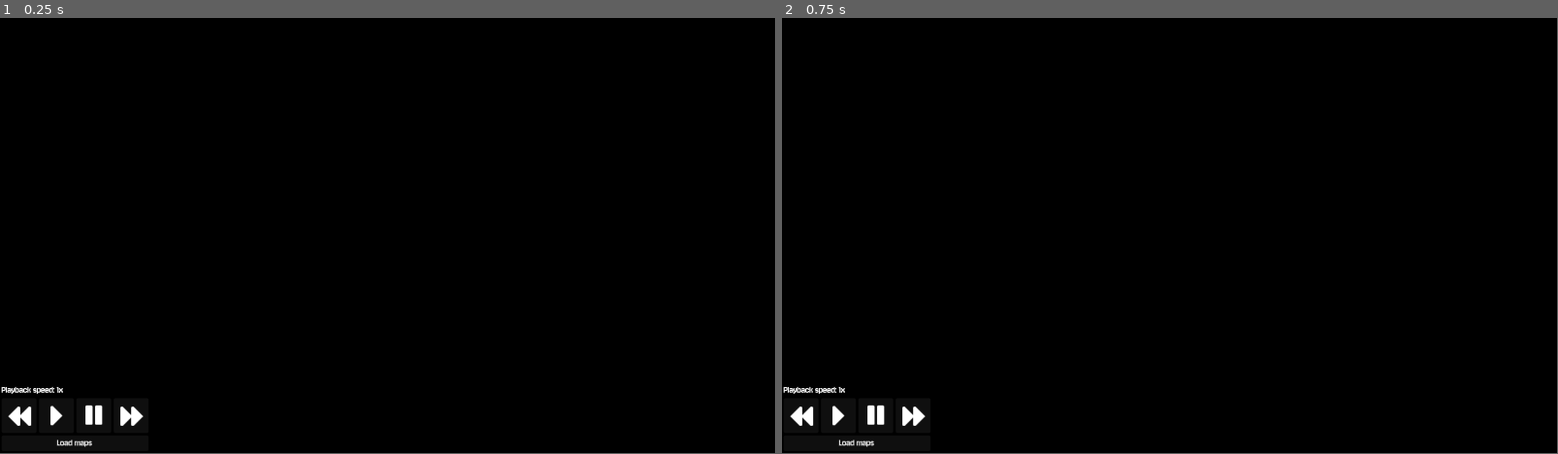
Above: before the commit, frames 1-2 (left to right).
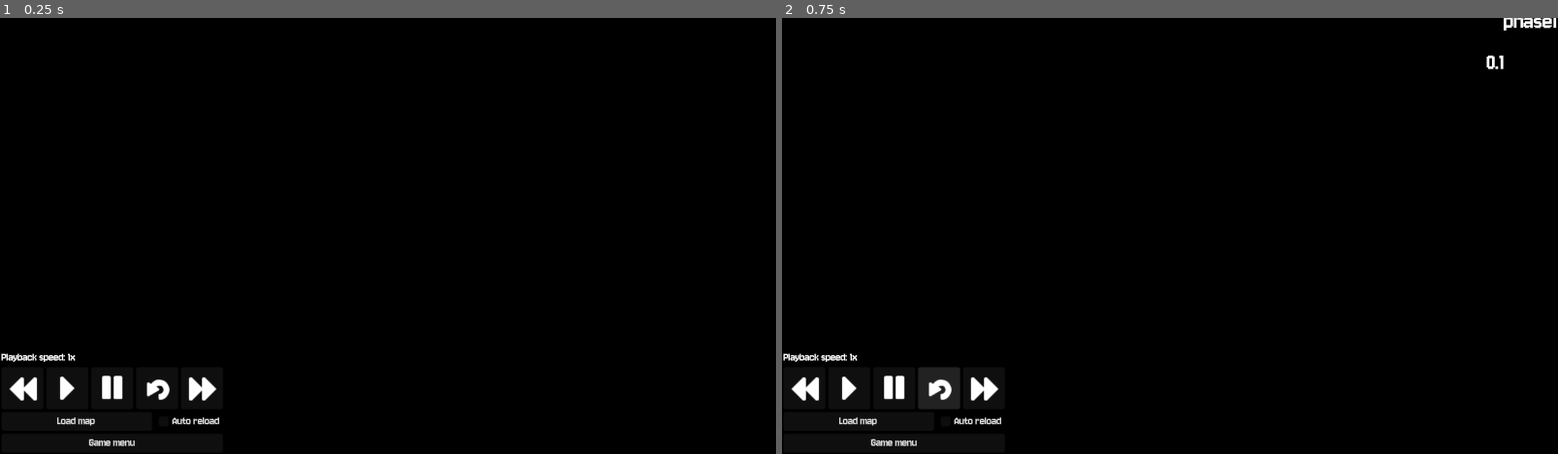
Above: after the commit, the same moments.

Repository: Rahlback/maze-visualizer
Game: Godot game, scene res://main.tscn
Same seed, same stepped clock (60 frames per second), same inputs: the game is played once before the commit and once after it.
Inputs (mouse positions are in pixels of both pictures, inside the frame that each line leads up to):
- Up to frame 1 (0.25 s): no input
- Up to frame 2 (0.75 s): click (937, 388) at 0.52 s
In our replay, the window is 799x449 before the commit and 800x450 after it. These sizes can differ from the game's own. Grey fills any space a smaller window leaves; there, only what the larger window draws over its background counts as a difference.

The runs differ from the first frame. In frame 1, 1.3% of the frame differs, in the area x 0-29%, y 76-99%; in frame 2, 1.9%, in the area x 0-100%, y 0-99%.

Commit message:
Add extra controls to the game
Add reload button.
Add a game menu with full screen toggle and game exit button

Add auto reload toggle. Toggling this on will make the program listen for any updates in the loaded map directory. Adding any files, or modifying any files in that directory will trigger a complete reload of all data regarding the map and the players

Diff:
--- a/main.tscn
+++ b/main.tscn
@@ -97,3 +97,4 @@
 [connection signal="pause_button_pressed" from="CanvasLayer2" to="." method="_on_canvas_layer_2_pause_button_pressed"]
 [connection signal="play_button_pressed" from="CanvasLayer2" to="." method="_on_canvas_layer_2_play_button_pressed"]
 [connection signal="playback_speed_changed" from="CanvasLayer2" to="." method="_on_canvas_layer_2_playback_speed_changed"]
+[connection signal="reload_button_pressed" from="CanvasLayer2" to="." method="_on_canvas_layer_2_reload_button_pressed"]
--- a/project.godot
+++ b/project.godot
@@ -18,8 +18,8 @@
 
 [display]
 
-window/size/viewport_width=1920
-window/size/viewport_height=1080
+window/size/viewport_width=1600
+window/size/viewport_height=900
 window/size/mode=3
 window/subwindows/embed_subwindows=false
 window/vsync/vsync_mode=0
--- a/scenes/menus.tscn
+++ b/scenes/menus.tscn
@@ -2,11 +2,13 @@
 
 [ext_resource type="Script" uid="uid://bkd5abx1fp7be" path="res://scripts/menus.gd" id="1_dve7u"]
 [ext_resource type="Texture2D" uid="uid://dhwvu4xh7lqve" path="res://sprite_sheet/icons/rewind.png" id="2_1nefl"]
+[ext_resource type="Theme" uid="uid://cmj011g2sf3ls" path="res://themes/main_theme.tres" id="2_chs3c"]
 [ext_resource type="Texture2D" uid="uid://cnxqa2medwoa1" path="res://sprite_sheet/icons/previous.png" id="3_8vid2"]
 [ext_resource type="Texture2D" uid="uid://bdlqprnqjqpdc" path="res://sprite_sheet/icons/forward.png" id="3_hbm71"]
 [ext_resource type="Texture2D" uid="uid://cltl3m3kym6wu" path="res://sprite_sheet/icons/pause.png" id="4_8vid2"]
 [ext_resource type="Texture2D" uid="uid://gnpq540hox6q" path="res://sprite_sheet/icons/fastForward.png" id="5_he6ts"]
 [ext_resource type="Texture2D" uid="uid://dlurppj206auy" path="res://sprite_sheet/icons/next.png" id="6_he6ts"]
+[ext_resource type="Texture2D" uid="uid://c71ob8pji6e01" path="res://sprite_sheet/icons/return.png" id="7_he6ts"]
 
 [node name="CanvasLayer2" type="CanvasLayer" unique_id=911872964]
 script = ExtResource("1_dve7u")
@@ -19,18 +21,19 @@
 grow_horizontal = 2
 grow_vertical = 2
 mouse_filter = 1
+theme = ExtResource("2_chs3c")
 
 [node name="VBoxContainer" type="VBoxContainer" parent="Menus" unique_id=1502456012]
 layout_mode = 1
 anchors_preset = -1
 anchor_left = 0.002
 anchor_top = 0.99600005
-anchor_right = 0.002
+anchor_right = 0.0020333333
 anchor_bottom = 0.99600005
-offset_left = 0.096000195
-offset_top = -164.40802
-offset_right = 244.096
-offset_bottom = -54.40802
+offset_left = 0.15999985
+offset_top = -208.68011
+offset_right = 306.096
+offset_bottom = -68.680115
 grow_vertical = 0
 scale = Vector2(1.4927195, 1.4927195)
 metadata/_edit_use_anchors_ = true
@@ -46,6 +49,7 @@
 
 [node name="SpeedDownButton" type="Button" parent="Menus/VBoxContainer/HBoxContainer" unique_id=1995286464]
 layout_mode = 2
+tooltip_text = "Slow down speed"
 icon = ExtResource("2_1nefl")
 
 [node name="ReverseButton" type="Button" parent="Menus/VBoxContainer/HBoxContainer" unique_id=1416663097]
@@ -55,10 +59,12 @@
 
 [node name="PlayButton" type="Button" parent="Menus/VBoxContainer/HBoxContainer" unique_id=1530744799]
 layout_mode = 2
+tooltip_text = "Play next phase"
 icon = ExtResource("3_hbm71")
 
 [node name="PauseButton" type="Button" parent="Menus/VBoxContainer/HBoxContainer" unique_id=966070869]
 layout_mode = 2
+tooltip_text = "Pause animation"
 icon = ExtResource("4_8vid2")
 
 [node name="ForwardButton" type="Button" parent="Menus/VBoxContainer/HBoxContainer" unique_id=219256620]
@@ -66,13 +72,76 @@
 layout_mode = 2
 icon = ExtResource("6_he6ts")
 
+[node name="ReloadButton" type="Button" parent="Menus/VBoxContainer/HBoxContainer" unique_id=407809218]
+layout_mode = 2
+tooltip_text = "Restart from phase 1"
+icon = ExtResource("7_he6ts")
+
 [node name="SpeedUpButton" type="Button" parent="Menus/VBoxContainer/HBoxContainer" unique_id=1396334506]
 layout_mode = 2
+tooltip_text = "Speed up time"
 icon = ExtResource("5_he6ts")
 
-[node name="LoadMaps" type="Button" parent="Menus/VBoxContainer" unique_id=961274724]
+[node name="HBoxContainer2" type="HBoxContainer" parent="Menus/VBoxContainer" unique_id=1190722241]
 layout_mode = 2
-text = "Load maps"
+
+[node name="LoadMaps" type="Button" parent="Menus/VBoxContainer/HBoxContainer2" unique_id=961274724]
+layout_mode = 2
+size_flags_horizontal = 3
+tooltip_text = "Load a map"
+text = "Load map"
+
+[node name="AutoReloadCheckbox" type="CheckBox" parent="Menus/VBoxContainer/HBoxContainer2" unique_id=1461489081]
+layout_mode = 2
+tooltip_text = "If toggled on, the program will monitor
+the directory that is loaded (or loaded in the future) for any changes.
+
+If a change is detected the map will be reloaded automatically
+
+The program is checking if a file is added or modified, but not for removed files.
+
+Changes listened for are: player data, map data"
+theme_override_font_sizes/font_size = 16
+text = "Auto reload"
+
+[node name="GameMenuButton" type="Button" parent="Menus/VBoxContainer" unique_id=1561119624]
+layout_mode = 2
+text = "Game menu"
+
+[node name="GameMenuPanel" type="PanelContainer" parent="Menus" unique_id=1310623645]
+visible = false
+layout_mode = 1
+anchors_preset = 8
+anchor_left = 0.5
+anchor_top = 0.5
+anchor_right = 0.5
+anchor_bottom = 0.5
+offset_left = -100.0
+offset_top = -30.0
+offset_right = 100.0
+offset_bottom = 30.0
+grow_horizontal = 2
+grow_vertical = 2
+metadata/_edit_use_anchors_ = true
+
+[node name="VBoxContainer" type="VBoxContainer" parent="Menus/GameMenuPanel" unique_id=47602493]
+layout_mode = 2
+
+[node name="CheckBox" type="CheckBox" parent="Menus/GameMenuPanel/VBoxContainer" unique_id=1994572765]
+layout_mode = 2
+button_pressed = true
+text = "Fullscreen"
+expand_icon = true
+
+[node name="CloseMenuButton" type="Button" parent="Menus/GameMenuPanel/VBoxContainer" unique_id=1533492583]
+layout_mode = 2
+theme_override_font_sizes/font_size = 48
+text = "Close menu"
+
+[node name="ExitButton" type="Button" parent="Menus/GameMenuPanel/VBoxContainer" unique_id=1154509103]
+layout_mode = 2
+theme_override_font_sizes/font_size = 48
+text = "Exit"
 
 [node name="FileDialog" type="FileDialog" parent="." unique_id=1176836471]
 oversampling_override = 1.0
@@ -87,12 +156,21 @@
 wait_time = 0.2
 one_shot = true
 
+[node name="AutoReloadTimer" type="Timer" parent="." unique_id=125614505]
+
 [connection signal="pressed" from="Menus/VBoxContainer/HBoxContainer/SpeedDownButton" to="." method="_on_speed_down_button_pressed"]
 [connection signal="pressed" from="Menus/VBoxContainer/HBoxContainer/ReverseButton" to="." method="_on_reverse_button_pressed"]
 [connection signal="pressed" from="Menus/VBoxContainer/HBoxContainer/PlayButton" to="." method="_on_play_button_pressed"]
 [connection signal="pressed" from="Menus/VBoxContainer/HBoxContainer/PauseButton" to="." method="_on_pause_button_pressed"]
 [connection signal="pressed" from="Menus/VBoxContainer/HBoxContainer/ForwardButton" to="." method="_on_forward_button_pressed"]
+[connection signal="pressed" from="Menus/VBoxContainer/HBoxContainer/ReloadButton" to="." method="_on_reload_button_pressed"]
 [connection signal="pressed" from="Menus/VBoxContainer/HBoxContainer/SpeedUpButton" to="." method="_on_speed_up_button_pressed"]
-[connection signal="button_up" from="Menus/VBoxContainer/LoadMaps" to="." method="_on_load_maps_button_up"]
+[connection signal="button_up" from="Menus/VBoxContainer/HBoxContainer2/LoadMaps" to="." method="_on_load_maps_button_up"]
+[connection signal="toggled" from="Menus/VBoxContainer/HBoxContainer2/AutoReloadCheckbox" to="." method="_on_auto_reload_checkbox_toggled"]
+[connection signal="pressed" from="Menus/VBoxContainer/GameMenuButton" to="." method="_on_game_menu_button_pressed"]
+[connection signal="toggled" from="Menus/GameMenuPanel/VBoxContainer/CheckBox" to="." method="_on_check_box_toggled"]
+[connection signal="pressed" from="Menus/GameMenuPanel/VBoxContainer/CloseMenuButton" to="." method="_on_close_menu_button_pressed"]
+[connection signal="pressed" from="Menus/GameMenuPanel/VBoxContainer/ExitButton" to="." method="_on_exit_button_pressed"]
 [connection signal="dir_selected" from="FileDialog" to="." method="_on_file_dialog_dir_selected"]
 [connection signal="timeout" from="PlayDebounce" to="." method="_on_play_debounce_timeout"]
+[connection signal="timeout" from="AutoReloadTimer" to="." method="_on_auto_reload_timer_timeout"]
--- a/scripts/main.gd
+++ b/scripts/main.gd
@@ -154,3 +154,8 @@
 	for child in map_holder.get_children():
 		if child is PlayerAnimatorV3:
 			child.pause_phase()
+
+
+func _on_canvas_layer_2_reload_button_pressed() -> void:
+	current_phase = -2
+	_on_canvas_layer_2_play_button_pressed()
--- a/scripts/menus.gd
+++ b/scripts/menus.gd
@@ -4,13 +4,25 @@
 @onready var playback_speed_label: RichTextLabel = $Menus/VBoxContainer/PlaybackSpeedLabel
 @onready var play_button: Button = $Menus/VBoxContainer/HBoxContainer/PlayButton
 @onready var play_debounce: Timer = $PlayDebounce
+@onready var auto_reload_checkbox: CheckBox = $Menus/VBoxContainer/HBoxContainer2/AutoReloadCheckbox
+@onready var auto_reload_timer: Timer = $AutoReloadTimer
+@onready var game_menu_panel: PanelContainer = $Menus/GameMenuPanel
 
 signal file_dialog_dir_selected(dir: String)
 signal play_button_pressed
 signal pause_button_pressed
 signal playback_speed_changed(speed: float)
+signal reload_button_pressed
 
 var prevent_play_pressed := true
+var auto_reload := false
+var monitor_dir := "":
+	set(val):
+		monitor_dir = val
+		setup_monitor(val)
+
+var files_latest_modified = {}
+var dir_loaded := ""
 
 var speed : float = 1:
 	set(val):
@@ -21,9 +33,31 @@
 
 const speed_step : float = 2
 
+func setup_monitor(dir: String):
+	var files = DirAccess.get_files_at(dir)
+	files_latest_modified = {}
+	for file in files:
+		files_latest_modified[file] = FileAccess.get_modified_time(dir + "/" + file)
+	print(files_latest_modified)
+
+func check_if_files_updated():
+	var files = DirAccess.get_files_at(monitor_dir)
+
+	for file in files:
+		if not file in files_latest_modified:
+			pass # Need reload
+		var modified_time = FileAccess.get_modified_time(monitor_dir + "/" + file)
+
+		if files_latest_modified[file] != modified_time:
+			await _on_file_dialog_dir_selected(monitor_dir)
+			await get_tree().physics_frame
+			_on_play_button_pressed()
+
+
+
 # Called when the node enters the scene tree for the first time.
 func _ready() -> void:
-	pass # Replace with function body.
+	auto_reload = auto_reload_checkbox.button_pressed
 
 
 func _on_load_maps_button_up() -> void:
@@ -33,6 +67,7 @@
 func _on_file_dialog_dir_selected(dir: String) -> void:
 	print("Selected directory: ", dir)
 	file_dialog_dir_selected.emit(dir)
+	monitor_dir = dir
 	await get_tree().physics_frame
 	playback_speed_changed.emit(speed)
 
@@ -62,3 +97,34 @@
 
 func _on_play_debounce_timeout() -> void:
 	play_button.disabled = false
+
+
+func _on_auto_reload_checkbox_toggled(toggled_on: bool) -> void:
+	auto_reload = toggled_on
+
+	if auto_reload:
+		auto_reload_timer.start()
+	else:
+		auto_reload_timer.stop()
+
+func _on_auto_reload_timer_timeout() -> void:
+	if auto_reload and monitor_dir != "":
+		check_if_files_updated()
+
+func _on_reload_button_pressed() -> void:
+	reload_button_pressed.emit()
+
+func _on_exit_button_pressed() -> void:
+	get_tree().quit()
+
+func _on_check_box_toggled(toggled_on: bool) -> void:
+	if toggled_on:
+		DisplayServer.window_set_mode(DisplayServer.WINDOW_MODE_FULLSCREEN)
+	else:
+		DisplayServer.window_set_mode(DisplayServer.WINDOW_MODE_WINDOWED)
+
+func _on_game_menu_button_pressed() -> void:
+	game_menu_panel.visible = not game_menu_panel.visible
+
+func _on_close_menu_button_pressed() -> void:
+	_on_game_menu_button_pressed()
--- /dev/null
+++ b/themes/main_theme.tres
@@ -0,0 +1,23 @@
+[gd_resource type="Theme" format=3 uid="uid://cmj011g2sf3ls"]
+
+[ext_resource type="FontFile" uid="uid://cxm1hnqcnwjys" path="res://fonts/Jersey10-Regular.ttf" id="1_rjgu6"]
+
+[sub_resource type="StyleBoxFlat" id="StyleBoxFlat_rjgu6"]
+content_margin_left = 14.0
+content_margin_right = 14.0
+bg_color = Color(0, 0, 0, 1)
+border_width_left = 4
+border_width_top = 4
+border_width_right = 4
+border_width_bottom = 4
+border_color = Color(1, 1, 1, 1)
+corner_radius_top_left = 4
+corner_radius_top_right = 4
+corner_radius_bottom_right = 4
+corner_radius_bottom_left = 4
+
+[resource]
+default_font = ExtResource("1_rjgu6")
+CheckBox/font_sizes/font_size = 48
+TooltipLabel/font_sizes/font_size = 48
+TooltipPanel/styles/panel = SubResource("StyleBoxFlat_rjgu6")
Not shown, changed: test_docs/mazes/maze_3/team_test_team.txt
